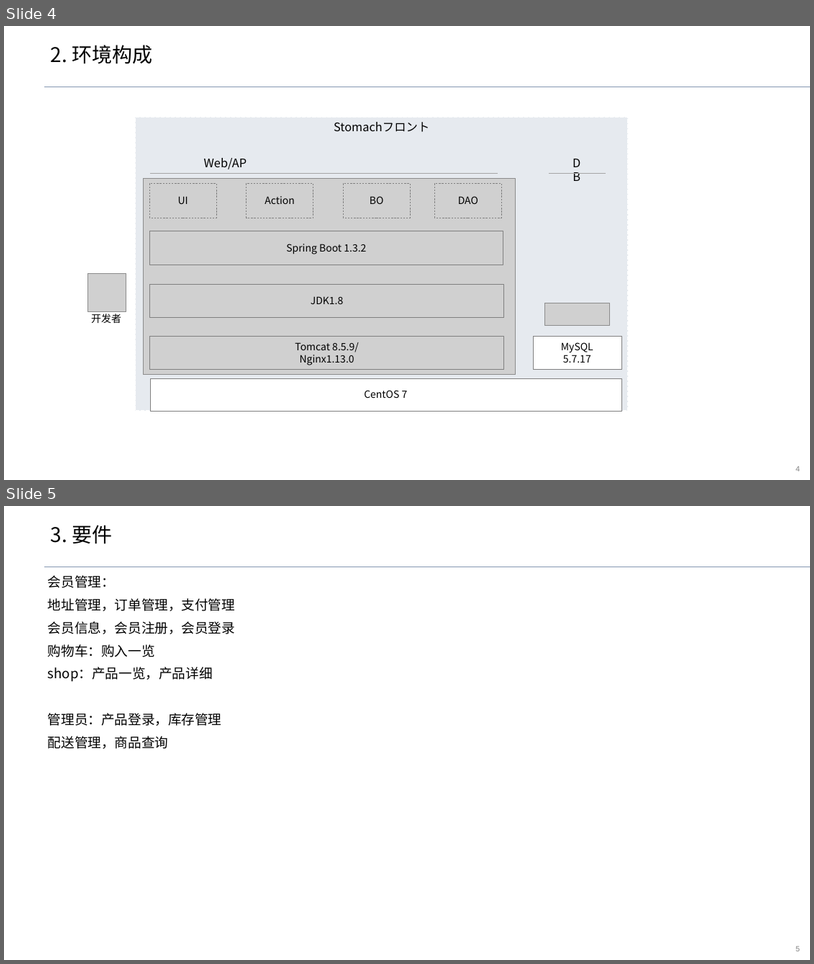
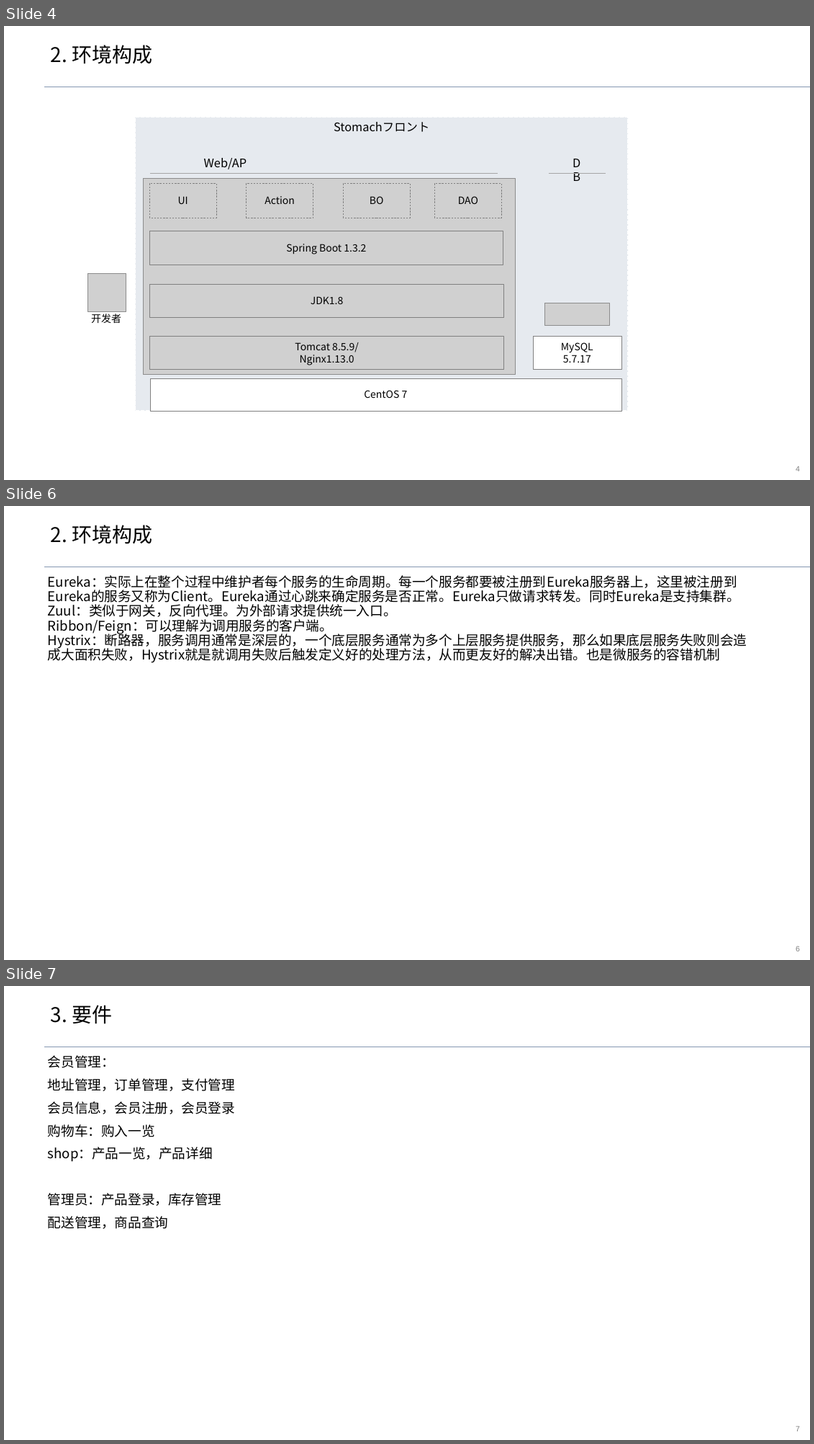
Before and after one commit to yueheng-li/OrganicAgriculture, a slide deck: document/系统构成.pptx. Shown one above the other, each under a label of ours: slides 4 and 5 before the commit, slides 4, 6 and 7 after it; the slides between them are not shown. The pictures are 814x964 and 814x1444 pixels, drawn with LibreOffice and Linux fonts; fonts in the diff are those of the drawing; grey boxes stand for pictures. Boxes give left, top, right and bottom in pixels: in the first picture for what was removed or moved away, otherwise in the second. Text is boxed around its words. In the diff, an @@ line names an element or a change of style, - is before the commit and + after.

```diff
--- a/document/系统构成.pptx
+++ b/document/系统构成.pptx
@@ slide 6 added at [4, 506, 810, 960], background #FFFFFF; not listed: 2 template elements that a slide beside it also shows @@
@@ title added at [51, 525, 152, 544], 24 pt, text #000000 @@
+2. 环境构成
@@ text added at [48, 575, 747, 663], 16 pt, text #000000 @@
+Eureka：实际上在整个过程中维护者每个服务的生命周期。每一个服务都要被注册到Eureka服务器上，这里被注册到Eureka的服务又称为Client。Eureka通过心跳来确定服务是否正常。Eureka只做请求转发。同时Eureka是支持集群。
+Zuul：类似于网关，反向代理。为外部请求提供统一入口。
+Ribbon/Feign：可以理解为调用服务的客户端。
+Hystrix：断路器，服务调用通常是深层的，一个底层服务通常为多个上层服务提供服务，那么如果底层服务失败则会造成大面积失败，Hystrix就是就调用失败后触发定义好的处理方法，从而更友好的解决出错。也是微服务的容错机制
@@ what was slide 5 is now slide 7 @@
@@ page number at [796, 1426, 800, 1431]: text changed @@
-5
+7
```
Also in this commit, not shown: 1 other slide added, 1 other file.
